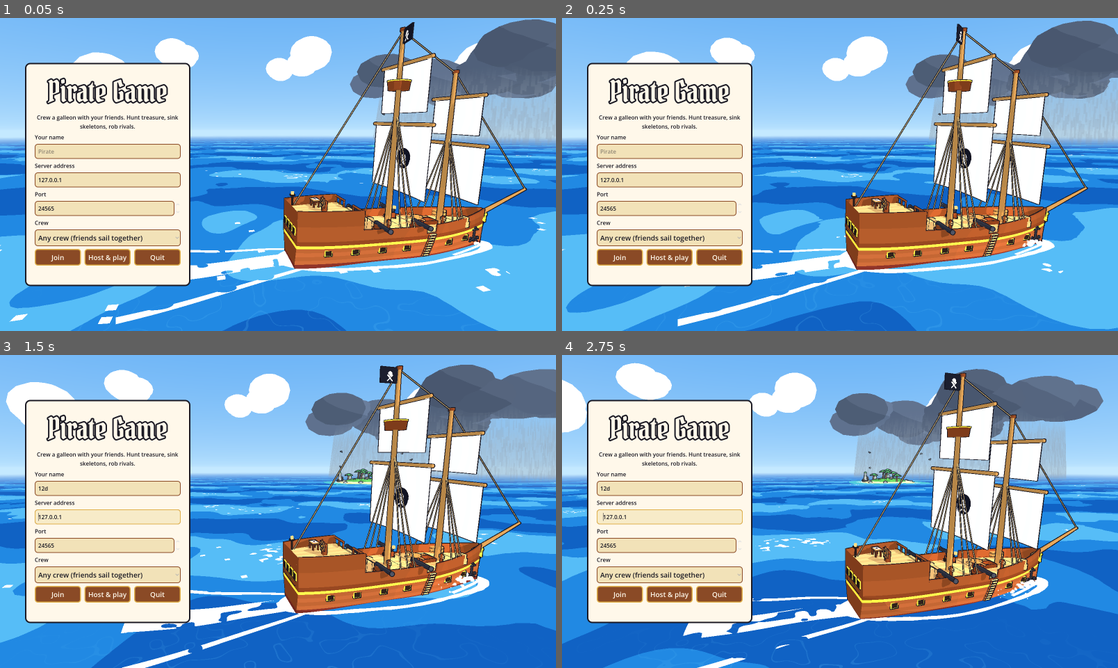
Above: before the commit, frames 1-4 (two rows, left to right).
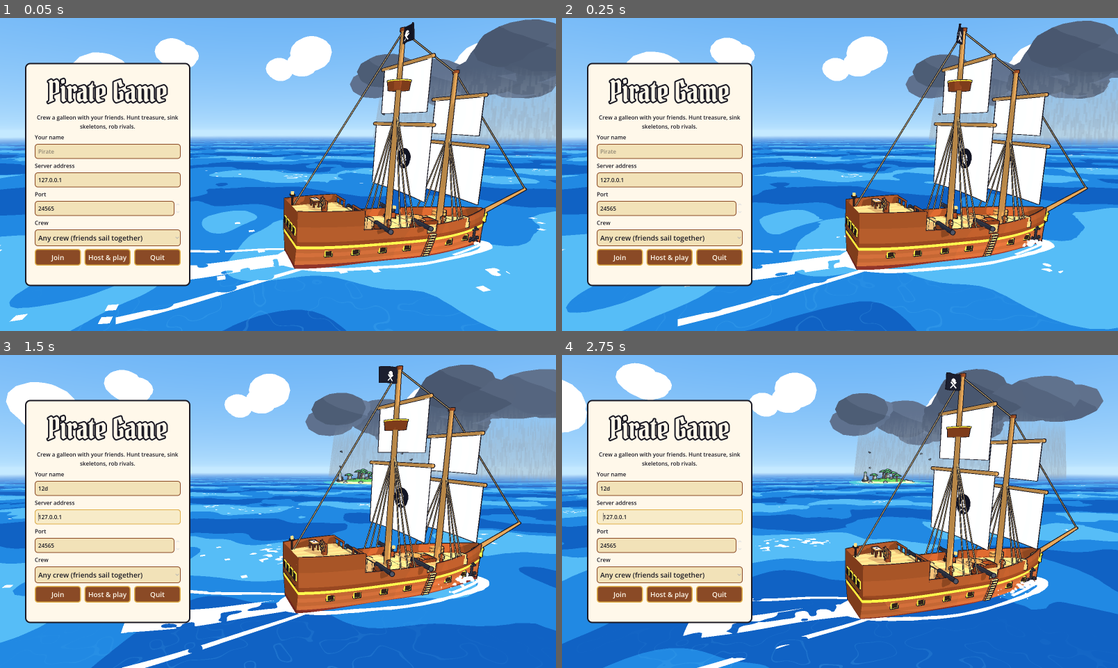
Above: after the commit, the same moments.

Repository: markcNewell/pirate-game
Game: Godot game, scene res://game/main.tscn
Same seed, same stepped clock (60 frames per second), same inputs: the game is played once before the commit and once after it.
Inputs (mouse positions are in pixels of both pictures, inside the frame that each line leads up to):
- Up to frame 1 (0.05 s): no input
- Up to frame 2 (0.25 s): no input
- Up to frame 3 (1.5 s): click (105, 489) at 0.52 s; type "12" at 0.6 s; move the mouse to (400, 495) at 1.27 s; hold D (move_right) from 1.28 s (still down); hold Tab (crew) from 1.28 s (still down); click (400, 495) at 1.42 s
- Up to frame 4 (2.75 s): tap Space (jump) at 1.52, 1.82 s; release D (move_right) at 2 s; release Tab (crew) at 2 s; drag from (728, 527) to (812, 574) at 2.02 s

The runs differ from the first frame. In frame 1, 0.1% of the frame differs, in the area x 66-88%, y 1-59%; in frame 2, 0.1%; in frame 3, 0.1%; in frame 4, 0.1%, in the area x 66-87%, y 5-63%.

Commit message:
Flags flutter (a cloth toon shader with a matching ink pass); sails breathe in the gusts
Co-Authored-By: Claude Opus 5.5 <noreply@anthropic.com>

Diff:
--- /dev/null
+++ b/art/shaders/outline_cloth.gdshader
@@ -0,0 +1,26 @@
+// The ink outline for fluttering cloth: outline.gdshader moved by the same flutter.
+// Ink outline, drawn as a second pass: the model again, pushed out along its normals and
+// turned inside out, so only the rim shows around the real surface. The push grows with
+// distance so lines stay about the same thickness on screen.
+shader_type spatial;
+render_mode unshaded, cull_front;
+
+uniform vec4 ink : source_color = vec4(0.106, 0.102, 0.141, 1.0);
+uniform float width = 0.0022;
+uniform float min_width = 0.012;
+// Meshes from MeshBuilder carry smoothed normals in CUSTOM0 so hard corners stay closed.
+uniform bool use_custom_normals = true;
+
+#include "res://art/shaders/flutter.gdshaderinc"
+
+void vertex() {
+	vec3 n = use_custom_normals ? CUSTOM0.xyz : NORMAL;
+	VERTEX += flutter(VERTEX, TIME);
+	vec3 world = (MODEL_MATRIX * vec4(VERTEX, 1.0)).xyz;
+	float dist = length(CAMERA_POSITION_WORLD - world);
+	VERTEX += normalize(n) * max(min_width, dist * width);
+}
+
+void fragment() {
+	ALBEDO = ink.rgb;
+}
--- /dev/null
+++ b/art/shaders/toon_cloth.gdshader
@@ -0,0 +1,41 @@
+// The toon shader for cloth that flutters (flags): toon.gdshader plus flutter.gdshaderinc.
+// Toon lighting: three flat steps of light instead of a smooth gradient, hard sun shadows,
+// and a faint rim so silhouettes read against the sea. Colour comes from the mesh's vertex
+// colours, so one material serves a whole model.
+shader_type spatial;
+render_mode cull_back;
+
+uniform float rim_amount = 0.12;
+uniform vec4 tint : source_color = vec4(1.0);
+
+varying vec3 base_color;
+
+#include "res://art/shaders/flutter.gdshaderinc"
+
+void vertex() {
+	base_color = COLOR.rgb;
+	VERTEX += flutter(VERTEX, TIME);
+}
+
+void fragment() {
+	ALBEDO = base_color * tint.rgb;
+	float rim = pow(1.0 - clamp(dot(NORMAL, VIEW), 0.0, 1.0), 4.0);
+	EMISSION = ALBEDO * rim * rim_amount;
+}
+
+void light() {
+	float ndl = dot(NORMAL, LIGHT);
+	if (!LIGHT_IS_DIRECTIONAL) {
+		// Lanterns: flat pools of light that step down with distance, lighting only the
+		// faces that look toward them.
+		float pool = ATTENUATION > 0.45 ? 1.0 : (ATTENUATION > 0.12 ? 0.55 : (ATTENUATION > 0.03 ? 0.22 : 0.0));
+		DIFFUSE_LIGHT += (ndl > 0.0 ? 1.0 : 0.25) * pool * LIGHT_COLOR / PI;
+	} else {
+		// Lit, half-lit and shade. Shade keeps some sun so dark sides stay readable colours.
+		float band = ndl > 0.45 ? 1.0 : (ndl > 0.0 ? 0.72 : 0.45);
+		if (ATTENUATION < 0.5) {
+			band = min(band, 0.45);
+		}
+		DIFFUSE_LIGHT += band * LIGHT_COLOR / PI;
+	}
+}
--- a/game/main.gd
+++ b/game/main.gd
@@ -192,6 +192,8 @@
 			"outside": [Vector3(26, 10, 20), Vector3(0, 6, 0)],
 			"bow": [Vector3(-8, 8, -40), Vector3(0, 5, 0)],
 			"stern": [Vector3(3, 5.5, 24), Vector3(0, 3.6, 12)],
+			"flag": [Vector3(7, ShipShape.DECK_Y + ShipShape.MAST_HEIGHT[1] - 3.0, ShipShape.MAST_Z[1] + 5.0),
+				Vector3(1.2, ShipShape.DECK_Y + ShipShape.MAST_HEIGHT[1], ShipShape.MAST_Z[1])],
 			"high": [Vector3(30, 45, 50), Vector3(0, 0, -20)],
 		}
 		if view.begins_with("island"):
--- a/game/ship/ship_mesh.gd
+++ b/game/ship/ship_mesh.gd
@@ -378,7 +378,28 @@
 ## A black flag with a skull and crossed bones, flying toward +x from its pole.
 static func flag() -> ArrayMesh:
 	var b := MeshBuilder.new()
-	b.box(Vector3(1.2, 0, 0), Vector3(1.2, 0.75, 0.03), _c("flag"))
+	# A thin slab cut into strips so the cloth shader has vertices to ripple.
+	var cols := 12
+	var rows := 3
+	var w := 2.4
+	var h := 0.75
+	var t := 0.03
+	var cloth := _c("flag")
+	for i in cols:
+		var x0 := w * i / cols
+		var x1 := w * (i + 1) / cols
+		for j in rows:
+			var y0 := -h + 2.0 * h * j / rows
+			var y1 := -h + 2.0 * h * (j + 1) / rows
+			for side: float in [-1.0, 1.0]:
+				var z := side * t
+				b.quad(Vector3(x0, y0, z), Vector3(x1, y0, z), Vector3(x1, y1, z), Vector3(x0, y1, z), cloth, Vector3(0, 0, side))
+		for edge: float in [-1.0, 1.0]:
+			var y := edge * h
+			b.quad(Vector3(x0, y, -t), Vector3(x1, y, -t), Vector3(x1, y, t), Vector3(x0, y, t), cloth, Vector3(0, edge, 0))
+	for end: float in [0.0, 1.0]:
+		var x := end * w
+		b.quad(Vector3(x, -h, -t), Vector3(x, h, -t), Vector3(x, h, t), Vector3(x, -h, t), cloth, Vector3(end * 2.0 - 1.0, 0, 0))
 	for z: float in [-0.05, 0.05]:
 		var face := Vector3(1.2, 0.08, z)
 		b.ellipsoid(face, 0.3, Vector3(1.0, 1.0, 0.15), 6, 10, _c("bone"))
--- a/game/ship/ship_view.gd
+++ b/game/ship/ship_view.gd
@@ -21,6 +21,7 @@
 var _aim_override := {}
 var _flood: MeshInstance3D
 var _spray: Array[CPUParticles3D] = []
+var _gust_clock := 0.0
 var _holes := {}  # hole id -> Node3D
 var _hole_mesh: ArrayMesh
 var _patch_mesh: ArrayMesh
@@ -57,7 +58,7 @@
 
 	_flag = Node3D.new()
 	_flag.position = Vector3(0, ShipShape.DECK_Y + ShipShape.MAST_HEIGHT[1] + 0.3, ShipShape.MAST_Z[1])
-	var cloth := Toon.instance(ShipMesh.flag())
+	var cloth := Toon.instance(ShipMesh.flag(), Toon.cloth_material())
 	cloth.position = Vector3(0, -0.9, 0)
 	_flag.add_child(cloth)
 	add_child(_flag)
@@ -171,11 +172,15 @@
 ## Draw the ship for this frame. `pose` comes from ShipPhysics.pose_of at the render time.
 func apply(state: ShipState, pose: Transform3D, wind_dir: Vector2, delta: float) -> void:
 	global_transform = pose
+	_gust_clock += delta
 	visible = state.sink < 1.0
 	for m in _rigs.size():
 		_rigs[m].rotation.y = -state.sail_angle[m] * ShipPhysics.MAX_SAIL_ANGLE
-		for sail: MeshInstance3D in _sails[m]:
+		for i in _sails[m].size():
+			var sail: MeshInstance3D = _sails[m][i]
 			sail.scale.y = lerpf(FURLED, 1.0, state.sail_height[m])
+			# The canvas breathes a little as gusts fill and spill it.
+			sail.scale.z = 1.0 + 0.07 * sin(_gust_clock * 1.3 + m * 1.7 + i * 0.9)
 	_wheel.rotation.z = -state.rudder * 2.6
 	if state.anchored and state.anchor_progress > _last_anchor_progress:
 		_capstan.rotation.y += delta * 2.5
--- a/game/util/toon.gd
+++ b/game/util/toon.gd
@@ -60,6 +60,7 @@
 static func crew_palette(crew: int) -> Dictionary:
 	return CREWS[clampi(crew - 1, 0, CREWS.size() - 1)]
 static var _sky_object: ShaderMaterial
+static var _cloth: ShaderMaterial
 static var _glow: StandardMaterial3D
 
 
@@ -74,6 +75,17 @@
 		_object.shader = load("res://art/shaders/toon.gdshader")
 		_object.next_pass = _outline()
 	return _object
+
+
+## The toon material for flags: the same look, rippling in the wind (outline included).
+static func cloth_material() -> ShaderMaterial:
+	if _cloth == null:
+		_cloth = ShaderMaterial.new()
+		_cloth.shader = load("res://art/shaders/toon_cloth.gdshader")
+		var ink := ShaderMaterial.new()
+		ink.shader = load("res://art/shaders/outline_cloth.gdshader")
+		_cloth.next_pass = ink
+	return _cloth
 
 
 ## For clouds and other horizon things that fog must not wash out.
--- a/game/world/wind_lines.gd
+++ b/game/world/wind_lines.gd
@@ -4,7 +4,7 @@
 ## curl at the tail, and fade out. They show which way the wind blows without a glance at the
 ## HUD. Only scenery; each player sees their own.
 
-const COUNT := 7
+const COUNT := 5
 const LIFE := 2.6
 const SPEED := 9.0
 const LENGTH := 6.0
@@ -60,7 +60,7 @@
 		var at: Vector3 = item.from + dir * SPEED * item.age
 		line.global_transform = Transform3D(Basis.looking_at(-dir) * Basis.from_scale(Vector3(1.0, 1.0, 0.3 + 0.7 * sin(k * PI))), at)
 		var m := line.material_override as StandardMaterial3D
-		m.albedo_color.a = 0.8 * sin(k * PI) * (1.0 - gloom)
+		m.albedo_color.a = 0.65 * sin(k * PI) * (1.0 - gloom)
 
 
 ## A thin line along +z, bowing gently, that ends in a small curl.
Not shown, added: art/shaders/flutter.gdshaderinc
Not shown, added: art/shaders/flutter.gdshaderinc.uid
Not shown, added: art/shaders/outline_cloth.gdshader.uid
Not shown, added: art/shaders/toon_cloth.gdshader.uid
Not shown, changed: tools/screenshot.sh
